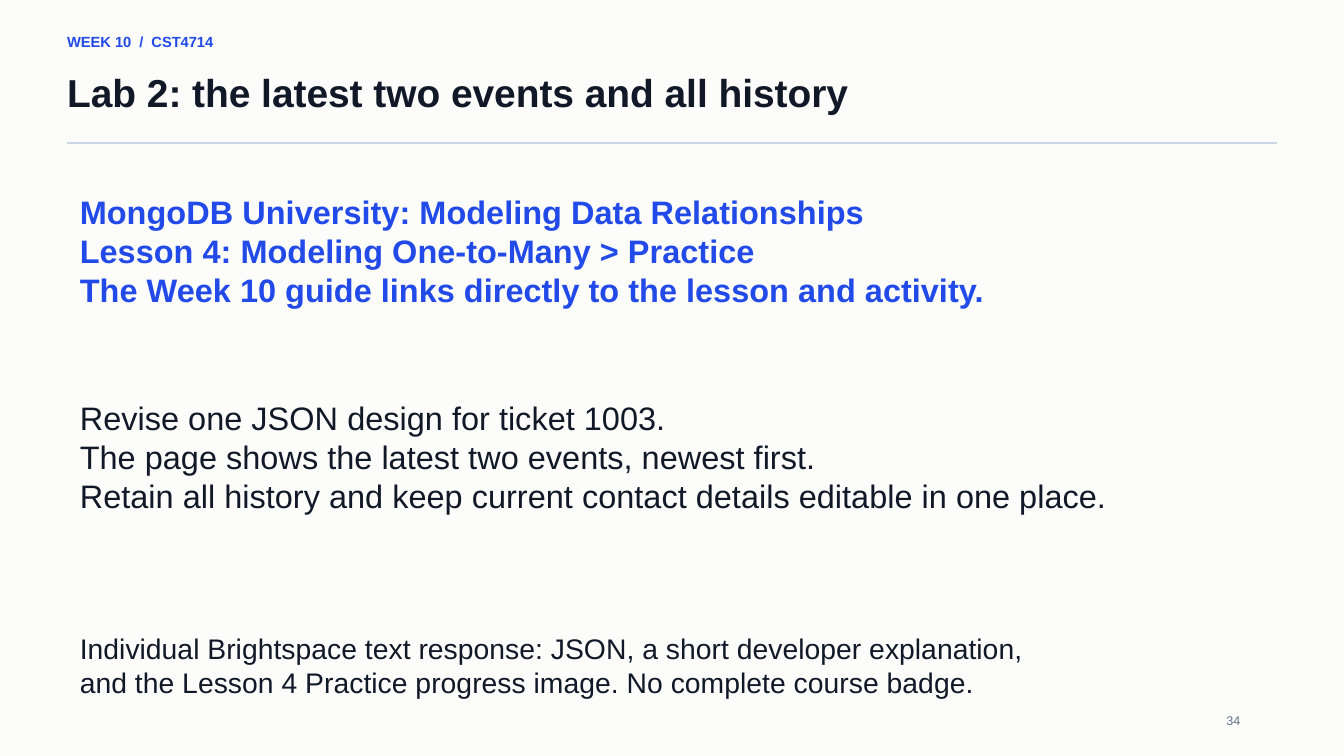
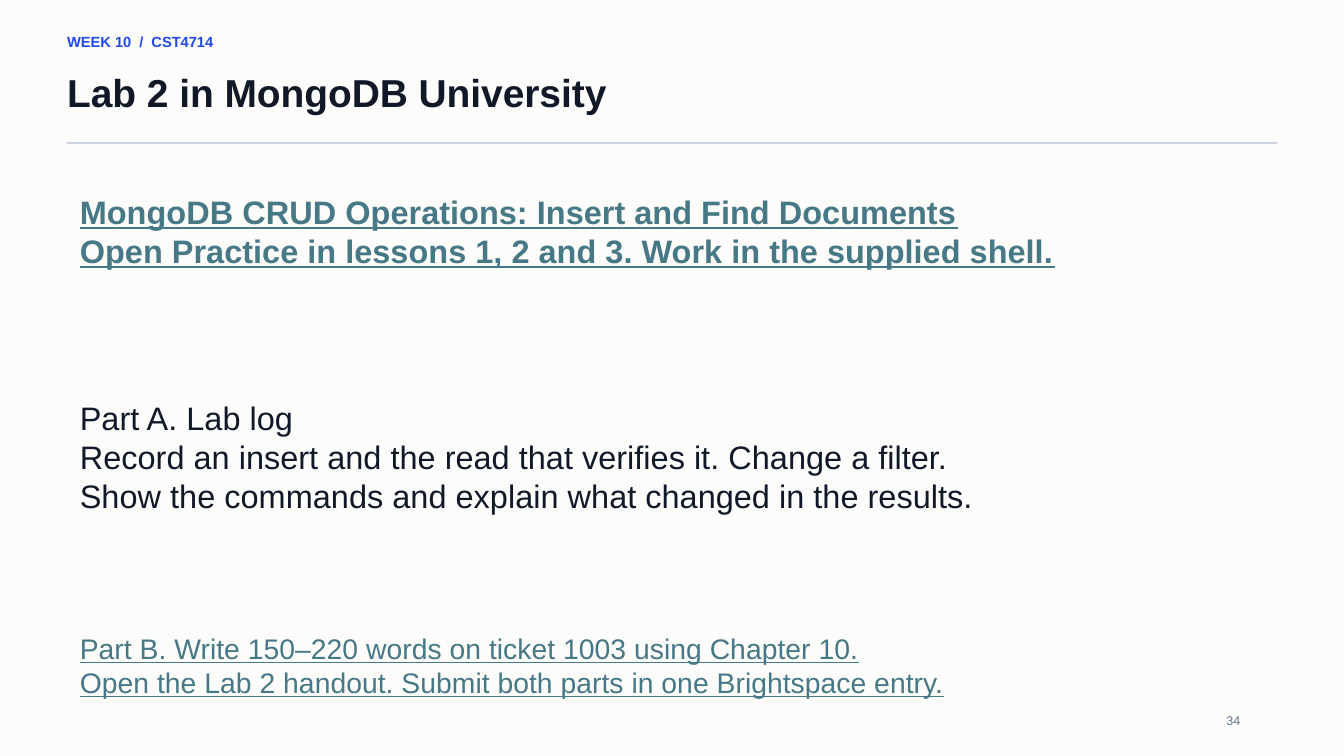
Before and after one commit to lolusername/CST4714_DB_admin, a slide deck: slide 34 of week_10/week_10_mql_document_modeling.pptx. Drawn at 1344x756 pixels with LibreOffice and Linux fonts; fonts in the diff are those of the drawing. Boxes give left, top, right and bottom in pixels: in the first picture for what was removed or moved away, otherwise in the second. Text is boxed around its words. In the diff, an @@ line names an element or a change of style, - is before the commit and + after.

```diff
--- a/week_10/week_10_mql_document_modeling.pptx
+++ b/week_10/week_10_mql_document_modeling.pptx
@@ text at (67, 78, 607, 114): text changed @@
-Lab 2: the latest two events and all history
+Lab 2 in MongoDB University
@@ text at (80, 200, 1053, 269): text changed; text colour #214AE8 to #467886 @@
-MongoDB University: Modeling Data Relationships
-Lesson 4: Modeling One-to-Many > Practice
-The Week 10 guide links directly to the lesson and activity.
+MongoDB CRUD Operations: Insert and Find Documents
+Open Practice in lessons 1, 2 and 3. Work in the supplied shell.
@@ text at (80, 406, 973, 514): text changed @@
-Revise one JSON design for ticket 1003.
-The page shows the latest two events, newest first.
-Retain all history and keep current contact details editable in one place.
+Part A. Lab log
+Record an insert and the read that verifies it. Change a filter.
+Show the commands and explain what changed in the results.
@@ text at (80, 638, 943, 699): text changed; text colour #111827 to #467886 @@
-Individual Brightspace text response: JSON, a short developer explanation,
-and the Lesson 4 Practice progress image. No complete course badge.
+Part B. Write 150–220 words on ticket 1003 using Chapter 10.
+Open the Lab 2 handout. Submit both parts in one Brightspace entry.
```
Also in this commit, not shown: 7 other slides changed, 4 other files.
